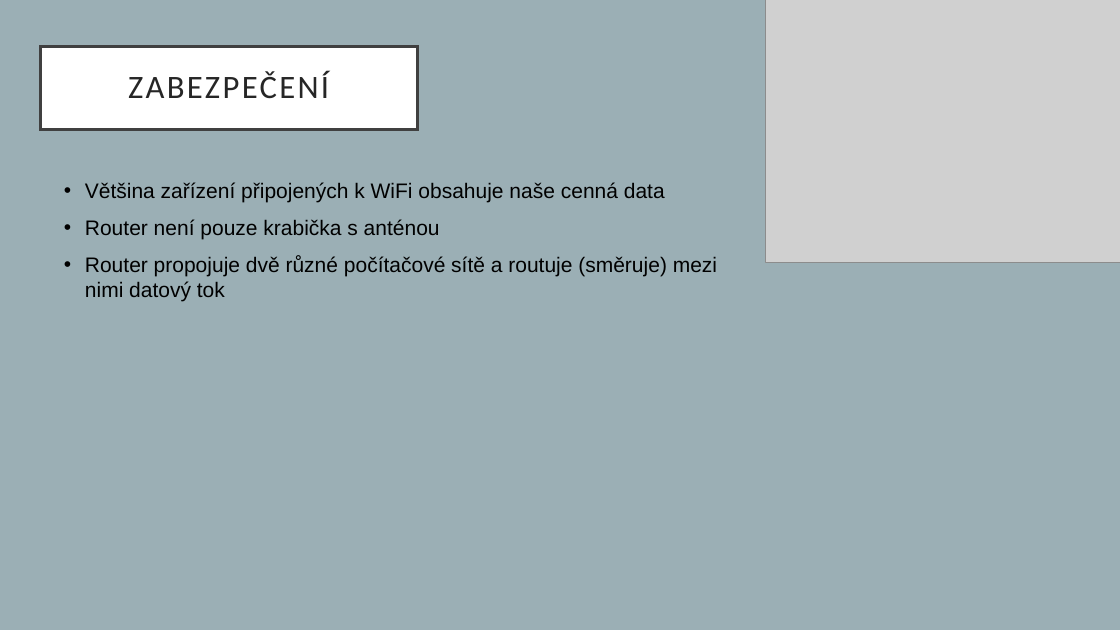
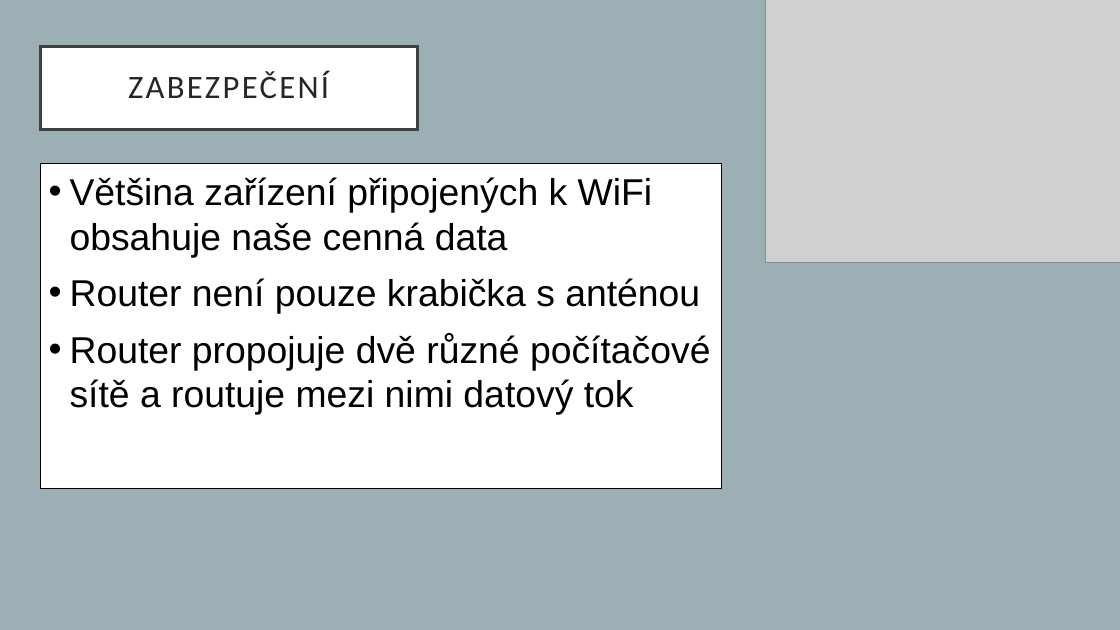
Before and after one commit to proch4zkov4/prezentace-wifi, a slide deck: slide 8 of prochazkova.pptx (slide 6 before the commit). Drawn at 1120x630 pixels with LibreOffice and Linux fonts; fonts in the diff are those of the drawing; grey boxes stand for pictures. Boxes give left, top, right and bottom in pixels: in the first picture for what was removed or moved away, otherwise in the second. Text is boxed around its words. In the diff, an @@ line names an element or a change of style, - is before the commit and + after.

Commit message:
3.

```diff
--- a/prochazkova.pptx
+++ b/prochazkova.pptx
@@ text "Většina zařízení připojených k WiFi ...": place and size @@
-text "Většina zařízení připojených k WiFi ..." at [85, 182, 717, 302]
+text "Většina zařízení připojených k WiFi ..." at [70, 177, 710, 415]
@@ rectangle added at [40, 164, 723, 488], fill #FFFFFF, outline #000000 1 pt @@
@@ text at [70, 177, 700, 314]: size 18 to 32 pt in "Většina zařízení připojených k WiFi obsahuje naše ...", "Router není pouze krabička s anténou" @@
@@ text at [70, 333, 710, 415]: text changed; size 18 to 32 pt @@
-• Router propojuje dvě různé počítačové sítě a routuje (směruje) mezi nimi datový tok
+• Router propojuje dvě různé počítačové sítě a routuje mezi nimi datový tok
```
Also in this commit, not shown: 3 slides added, 3 slides removed.
